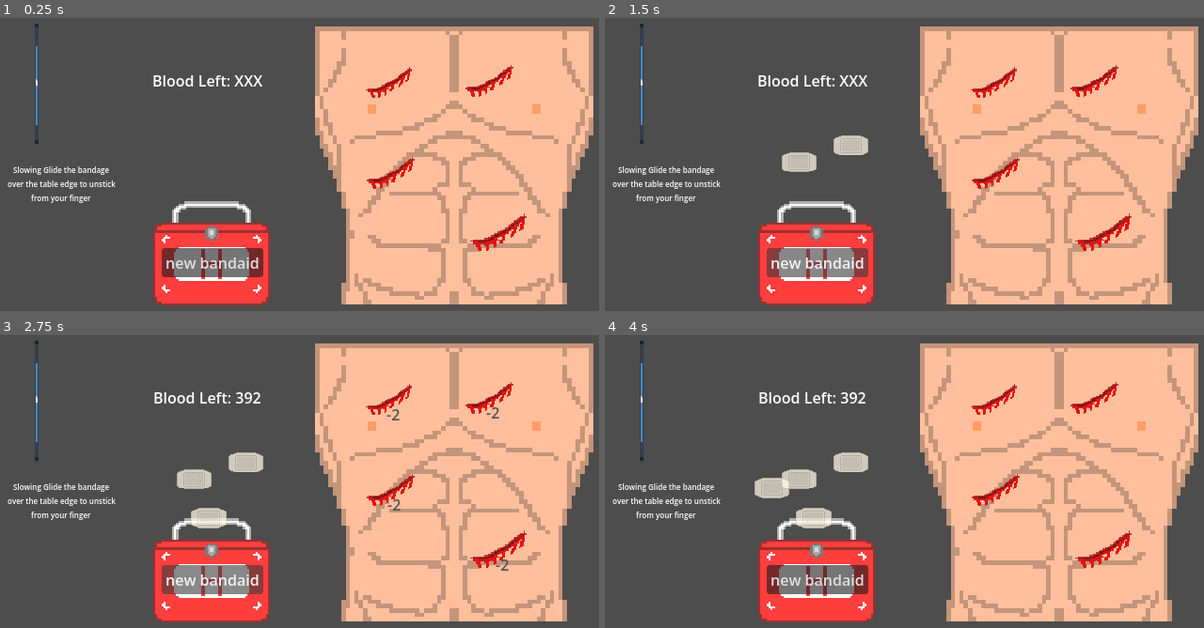
Above: before the commit, frames 1-4 (two rows, left to right).
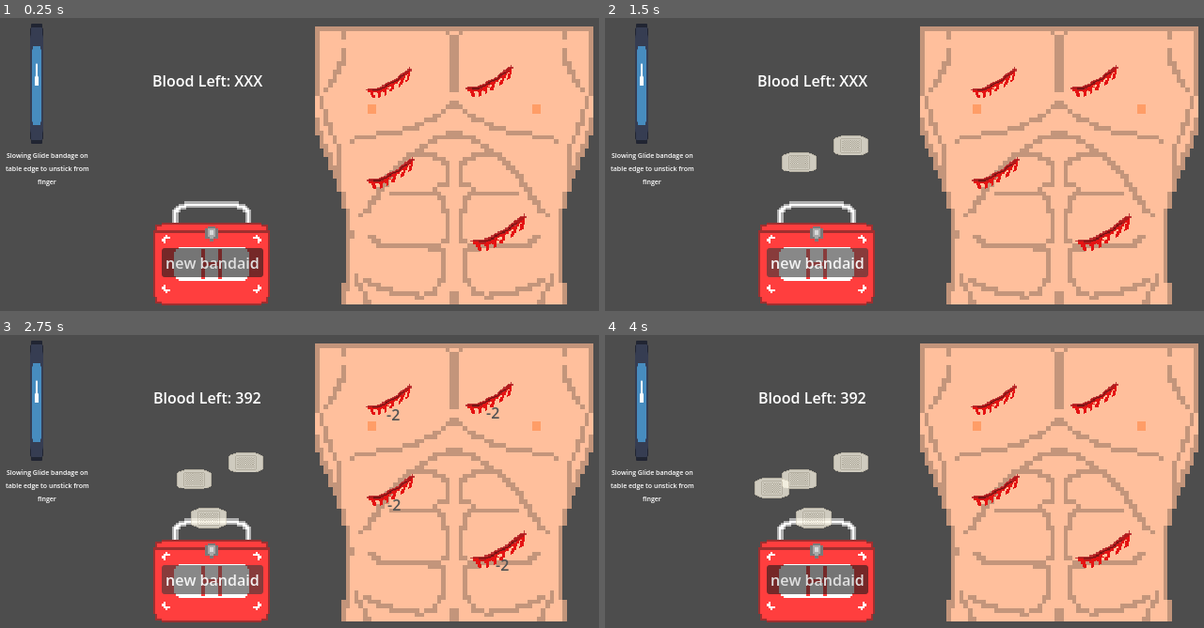
Above: after the commit, the same moments.

Repository: SebastianLRinaldi/DoYouWannaJam2026
Game: Godot game, scene res://root_main.tscn
Same seed, same stepped clock (60 frames per second), same inputs: the game is played once before the commit and once after it. The engine's default icon, where the game draws it, is replaced by a stand-in: a white triangle on a blue panel in a dark square.
Inputs (mouse positions are in pixels of both pictures, inside the frame that each line leads up to):
- Up to frame 1 (0.25 s): no input
- Up to frame 2 (1.5 s): click "new bandaid" at 0.5 s; click "new bandaid" at 1.25 s
- Up to frame 3 (2.75 s): click "new bandaid" at 2 s
- Up to frame 4 (4 s): move the mouse to (814, 396) at 2.77 s; press the mouse at (814, 396) at 2.78 s; tap Enter at 3.5 s; move the mouse to (850, 463) at 3.52 s; release the mouse at (850, 463) at 3.53 s; click (850, 463) at 3.6 s

The runs differ from the first frame. In frame 1, 1.1% of the frame differs, in the area x 0-20%, y 1-64%; in frame 2, 1.1%; in frame 3, 1.1%; in frame 4, 1.1%.

Commit message:
bigger sticky section

Diff:
--- a/seb_test/test_root.tscn
+++ b/seb_test/test_root.tscn
@@ -8,7 +8,7 @@
 [ext_resource type="PackedScene" uid="uid://8tjica7ecefy" path="res://seb_test/wounds/wound_Gash_1.tscn" id="4_u5xtw"]
 
 [sub_resource type="RectangleShape2D" id="RectangleShape2D_i52uw"]
-size = Vector2(11, 131)
+size = Vector2(14.5, 131)
 
 [node name="TestRoot" type="Node2D" unique_id=1282574010]
 script = ExtResource("1_qnkri")
@@ -32,14 +32,14 @@
 
 [node name="Sprite2D" type="Sprite2D" parent="." unique_id=60641299]
 position = Vector2(-279, -85)
-scale = Vector2(0.03125, 1)
+scale = Vector2(0.109374985, 1)
 texture = ExtResource("4_i52uw")
 
 [node name="Area2D" type="Area2D" parent="." unique_id=1474021829]
 position = Vector2(-119, 25)
 
 [node name="CollisionShape2D" type="CollisionShape2D" parent="Area2D" unique_id=1266491738]
-position = Vector2(-162, -112)
+position = Vector2(-160.25, -112)
 shape = SubResource("RectangleShape2D_i52uw")
 
 [node name="WoundsContainer" type="Node2D" parent="." unique_id=1170791219]
@@ -73,11 +73,11 @@
 
 [node name="Label" type="Label" parent="." unique_id=1538743420]
 offset_left = -314.0
-offset_top = 1.0
-offset_right = -191.0
-offset_bottom = 43.0
-theme_override_font_sizes/font_size = 8
-text = "Slowing Glide the bandage over the table edge to unstick from your finger"
+offset_top = -14.0
+offset_right = -221.0
+offset_bottom = 22.0
+theme_override_font_sizes/font_size = 7
+text = "Slowing Glide bandage on table edge to unstick from finger"
 horizontal_alignment = 1
 vertical_alignment = 1
 autowrap_mode = 3
